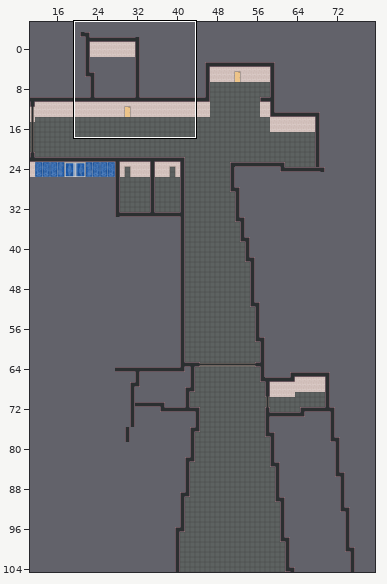
Two states of a Tiled map (JSON), maps/rooms/sek2.tmj. The picture above shows the old version from afar; the outline marks the close-up.
Close-up. Before:
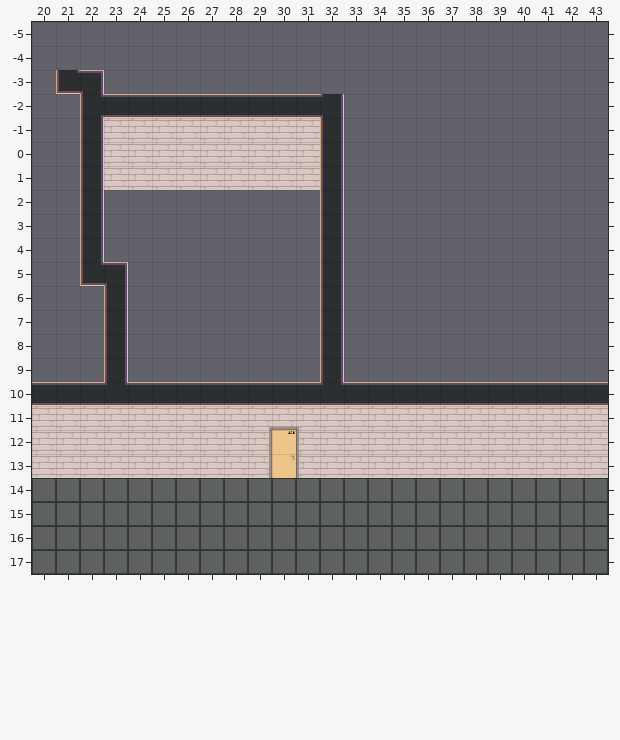
Cells are 32x32 px. Shown: x 20..43, y -5..17. The commit also changed other parts of the map, which this record leaves out. The old version is drawn lined up with the new one.
Now the later version:
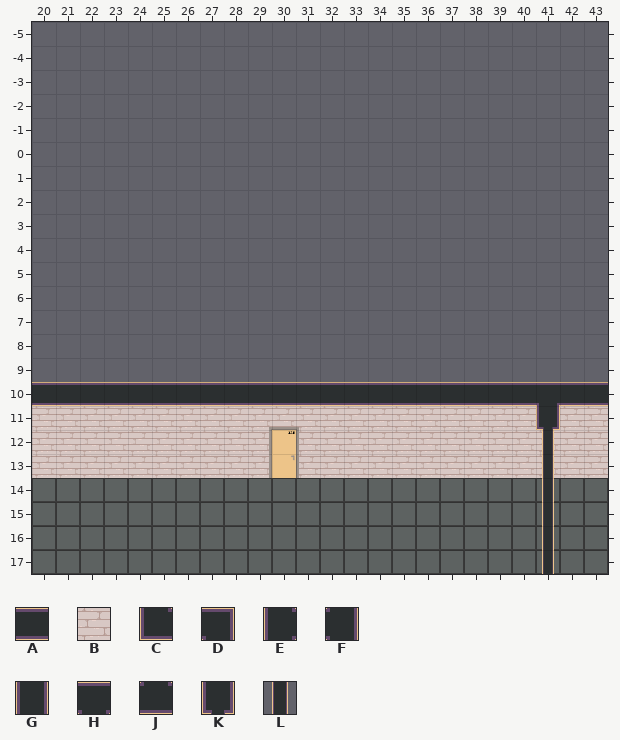
Key: from "Chunk 1": A 2, B 3, C 53, D 54, E 55, F 56, G 57, H 59, J 60, K 63, L 64.
_ is an empty cell.
The edit:
map size 100x200 -> 100x140 cells (old content now starts at 0,-20; both pictures use the new coordinates)
Layer "walls":
The edit erases the tile that lay hidden in rows 0 to 1 at x 32.
The edit erases tile B in rows -1 to 1 at x 23 to 31.
Layer "wall_top":
The edit turns tile J into tile A in row 10 at x 23 and 32.
The edit turns tile A into tile H in row 10 at x 41.
There is now tile K in row 11 at x 41.
There is now tile L in rows 12 to 17 at x 41.
The edit erases tile A in row -2 at x 23 to 31.
The edit erases tile C in row -3 at x 21; in row 5 at x 22.
The edit erases tile D in row -3 at x 22; in row 5 at x 23.
The edit erases tile E in row -2 at x 22.
The edit erases tile F in row -2 at x 32.
The edit erases tile G in rows -1 to 4 at x 22 and 32; in row 5 at x 32; in rows 6 to 9 at x 23 and 32.
Boxes around the changes in both close-ups, in picture pixels (x1, y1, x2, y2):
changed: (56, 70, 344, 385)
changed: (536, 403, 560, 574)
